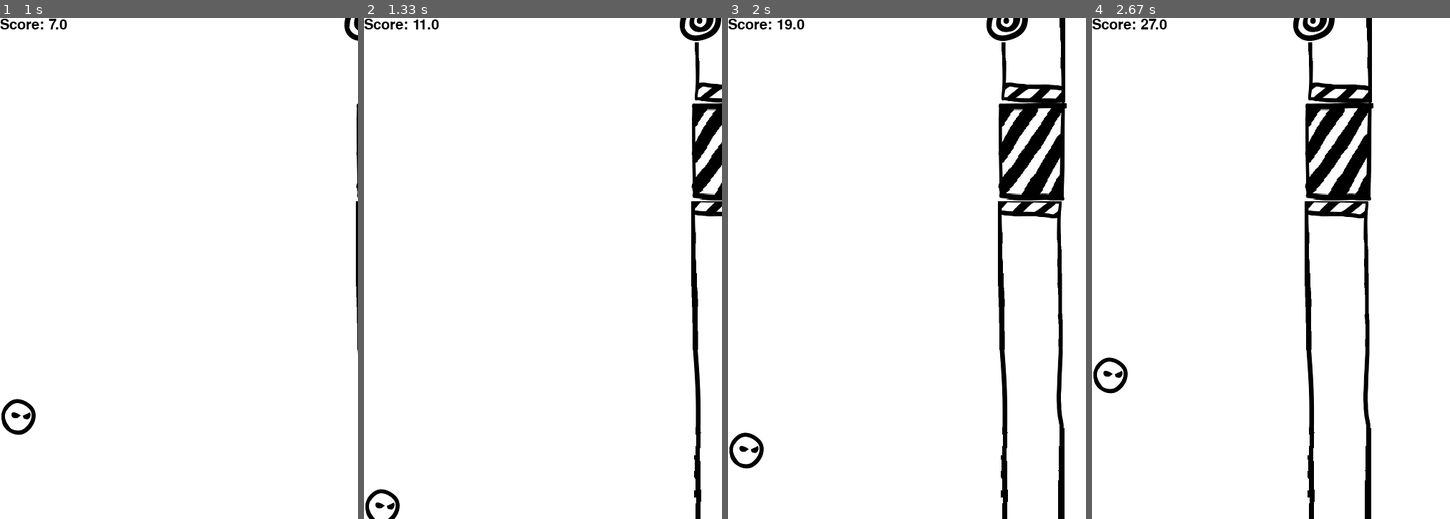
Above: before the commit, frames 1-4 (left to right).
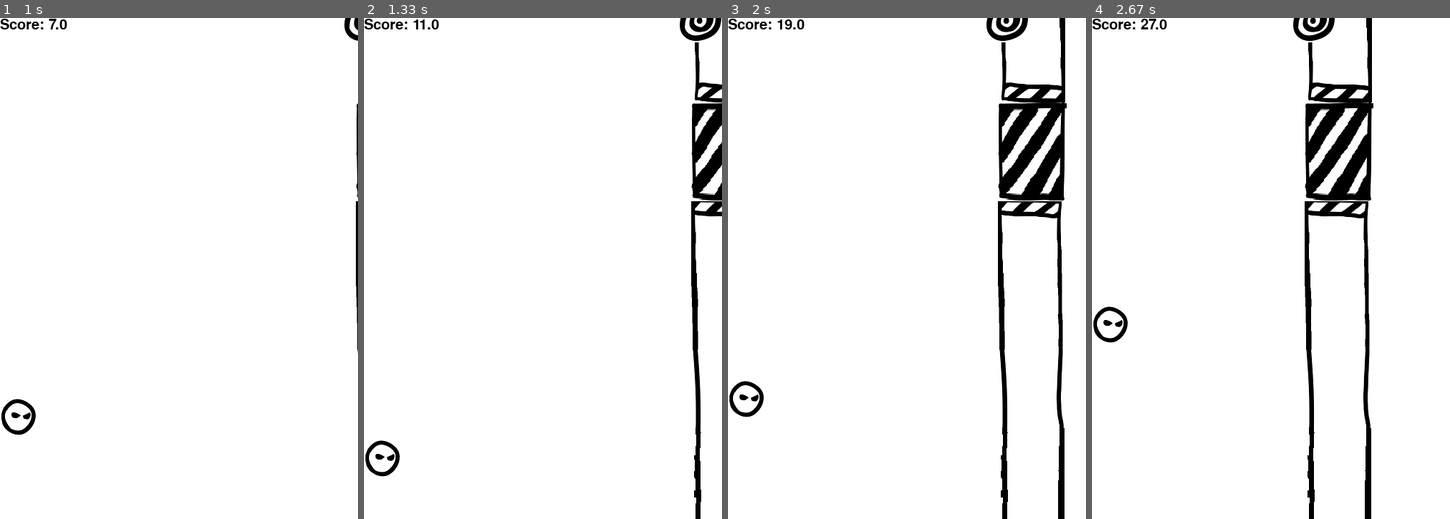
Above: after the commit, the same moments.

Repository: marx3512/FlappyBirdGame
Game: pygame game, started from flappyGame.py
Same seed, same stepped clock (60 frames per second), same inputs: the game is played once before the commit and once after it.
Inputs (mouse positions are in pixels of both pictures, inside the frame that each line leads up to):
- Up to frame 1 (1 s): click (164, 288) at 0.38 s
- Up to frame 2 (1.33 s): tap Space at 1.17 s
- Up to frame 3 (2 s): tap Space at 1.57, 1.87 s
- Up to frame 4 (2.67 s): tap Space at 2.07, 2.4 s

Frame 1 is identical in both runs. In frame 2, 0.5% of the frame differs, in the area x 0-10%, y 84-100%; in frame 3, 0.6%, in the area x 0-10%, y 72-90%; in frame 4, 0.6%.

Commit message:
Finish game

Diff:
--- a/flappyGame.py
+++ b/flappyGame.py
@@ -17,7 +17,7 @@
         targetRect.update(posTargetX, TargetYCalculation, 50, 60)
         playerRect.update(0, posPlayerY, 51, 50)
         tubeDownRect.update(posPipeX, posPipeY, 94, 570)
-        tubeUpRect.update(posPipeX, posPipeY - 700, 94, 570)
+        tubeUpRect.update(posPipeX, posPipeY - 710, 94, 570)
         doorRect.update(posDoorX, posPipeY - 132, 96, 138)
 
         if posPipeX < -80:
@@ -66,7 +66,6 @@
     screen.blit(target, (posTargetX, (posTargetY - TargetYRandom)*(-1)))
     screen.blit(scoreScreen, (posTableScoreX, posTableScoreY))
 
-
 def CreateText(msg, color, tam, x, y):
     font = pygame.font.SysFont(None, tam)
     texto1 = font.render(msg, True, color)
@@ -77,7 +76,6 @@
     if cond != "Acertei nada":
         posScoreX, posScoreY = 200, 260
         posTableScoreX, posTableScoreY = 140, 230
-        #screen.blit(scoreScreen, (140, 230))
         mx, my = pygame.mouse.get_pos()
         if pygame.mouse.get_pressed() == (1, 0, 0):
             if 160 <= mx and mx <= 240 and 300 <= my and my <= 370:
@@ -119,7 +117,6 @@
 doorRect = door.get_rect()
 scoreScreen = pygame.image.load("images/scoreScreen(ed).png")
 
-
 # variable
 score = 0
 posPlayerY = 250
@@ -159,6 +156,13 @@
     if currentScreen == "Game":
         if stop == False:
             score += 0.1
+            if posPlayerY <= 0:
+                posPlayerY = 0
+            elif posPlayerY > 0 and posPlayerY < 630:
+                gravity = 0.10
+            elif posPlayerY >= 630:
+                posPlayerY = 630
+                gravity = 0
             playerMoviment += gravity
             posPlayerY += playerMoviment
         CreateAssets(posPlayerY)
